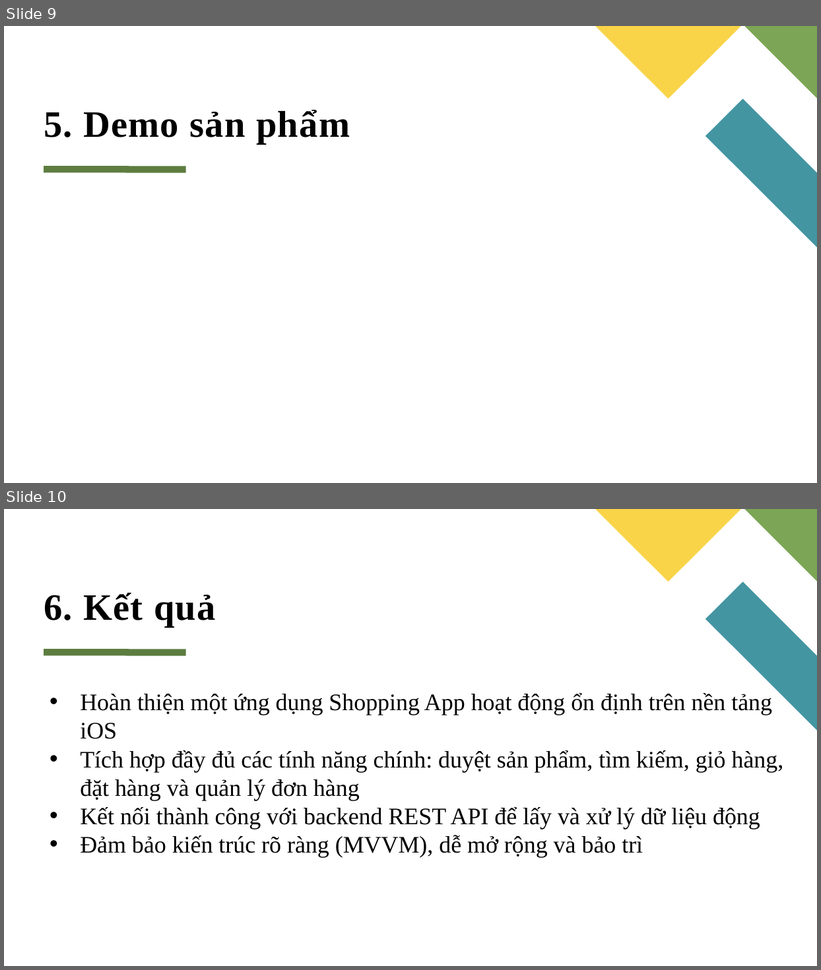
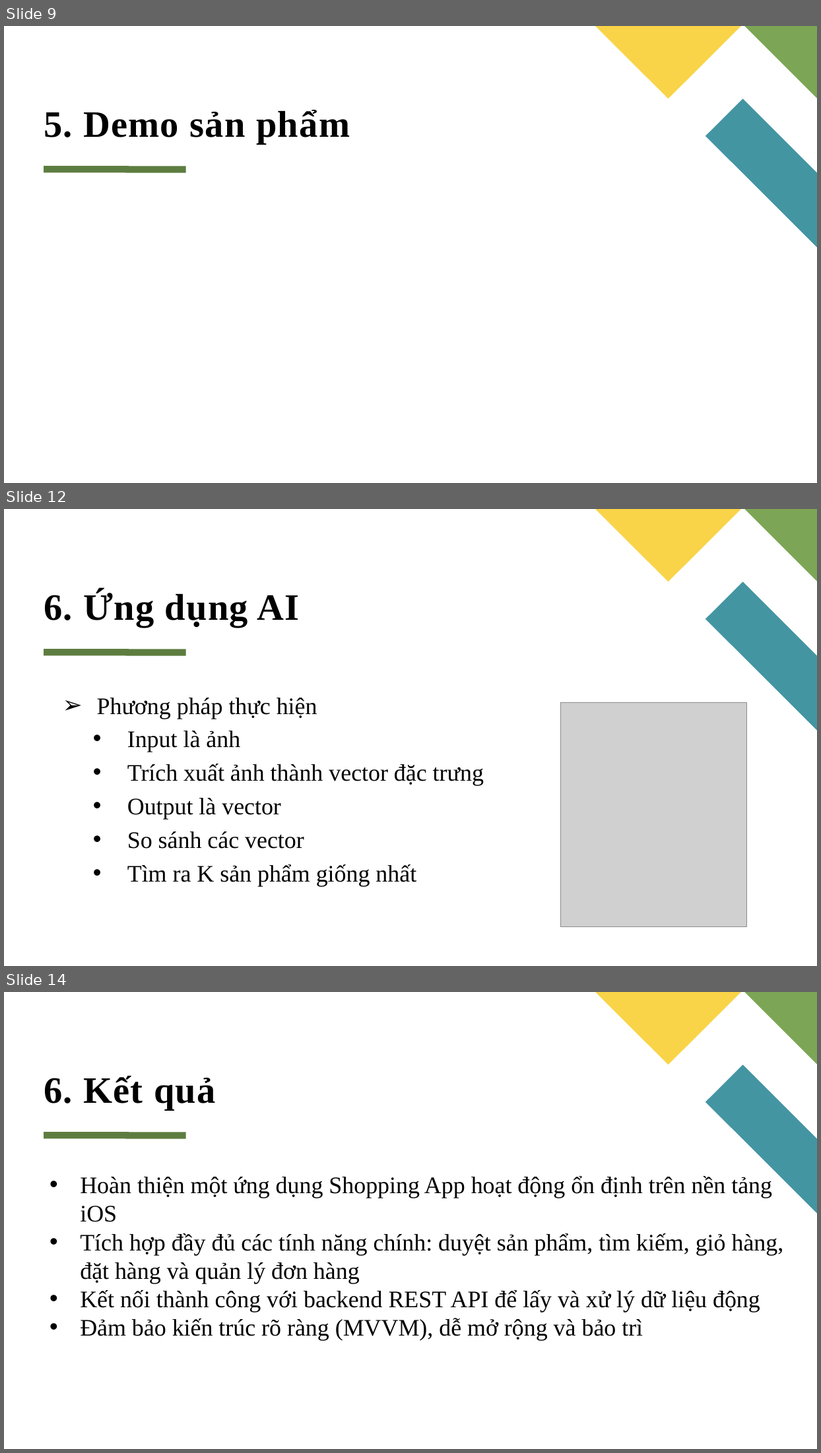
Before and after one commit to PhuHuynhMS/shopping_ios, a slide deck: Geometric annual presentation.pptx. Shown one above the other, each under a label of ours: slides 9 and 10 before the commit, slides 9, 12 and 14 after it; the slides between them are not shown. The pictures are 821x970 and 821x1453 pixels, drawn with LibreOffice and Linux fonts; fonts in the diff are those of the drawing; grey boxes stand for pictures. Boxes give left, top, right and bottom in pixels: in the first picture for what was removed or moved away, otherwise in the second. Text is boxed around its words. In the diff, an @@ line names an element or a change of style, - is before the commit and + after.

```diff
--- a/Geometric annual presentation.pptx
+++ b/Geometric annual presentation.pptx
@@ slide 12 added at (4, 509, 817, 966), background #FFFFFF; not listed: 4 template elements that a slide beside it also shows @@
@@ title added at (44, 591, 300, 627), 44 pt, text #000000, bold @@
+6. Ứng dụng AI
@@ text added at (97, 698, 484, 887), 28 pt, text #000000 @@
+  ➢ Phương pháp thực hiện
+    • Input là ảnh
+    • Trích xuất ảnh thành vector đặc trưng
+    • Output là vector
+    • So sánh các vector
+    • Tìm ra K sản phẩm giống nhất
@@ picture added at (561, 703, 748, 927) @@
@@ what was slide 10 is now slide 14 @@
```
Also in this commit, not shown: 1 slide changed, 3 other slides added.
